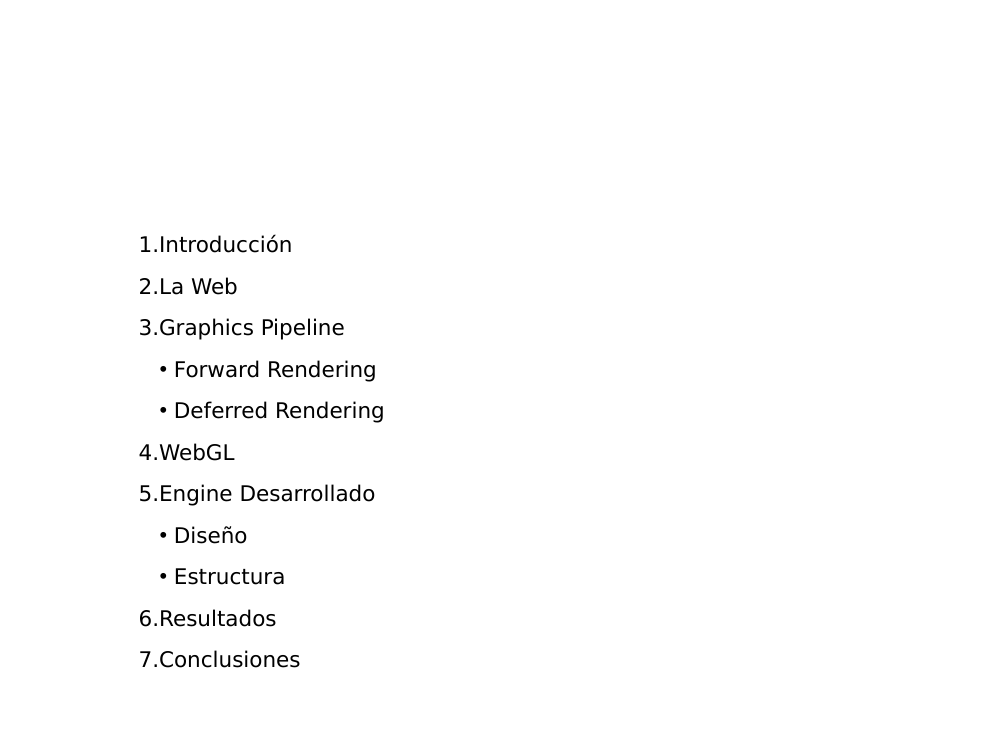
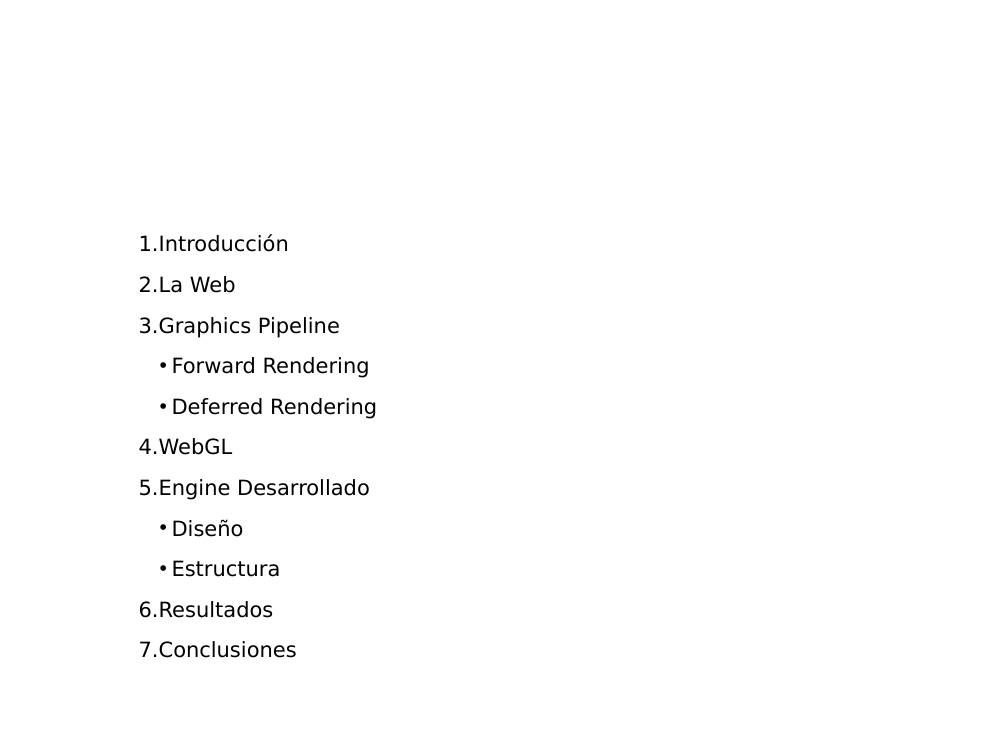
Before and after one commit to madowen/webGL, a slide deck: slide 3 of Docs/presentacion.pptx. Drawn at 1008x756 pixels with LibreOffice and Linux fonts; fonts in the diff are those of the drawing; background and template pictures are left out. Boxes give left, top, right and bottom in pixels: in the first picture for what was removed or moved away, otherwise in the second. Text is boxed around its words. In the diff, an @@ line names an element or a change of style, - is before the commit and + after.

Commit message:
Graphic Pipeline hecha de la presentacion

```diff
--- a/Docs/presentacion.pptx
+++ b/Docs/presentacion.pptx
@@ text "Introducción" at bbox=[139, 234, 377, 658]: size 15.4 to 15 pt; indent changed @@
```
Also in this commit, not shown: 4 other slides changed, 8 slides added, 2 slides removed.
